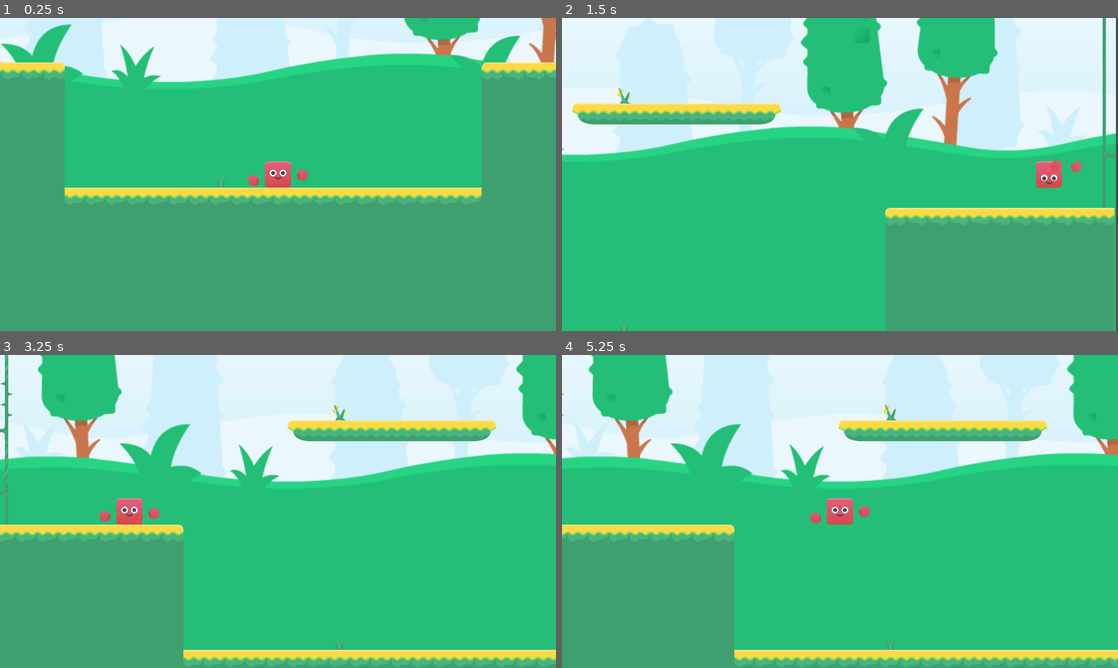
Above: before the commit, frames 1-4 (two rows, left to right).
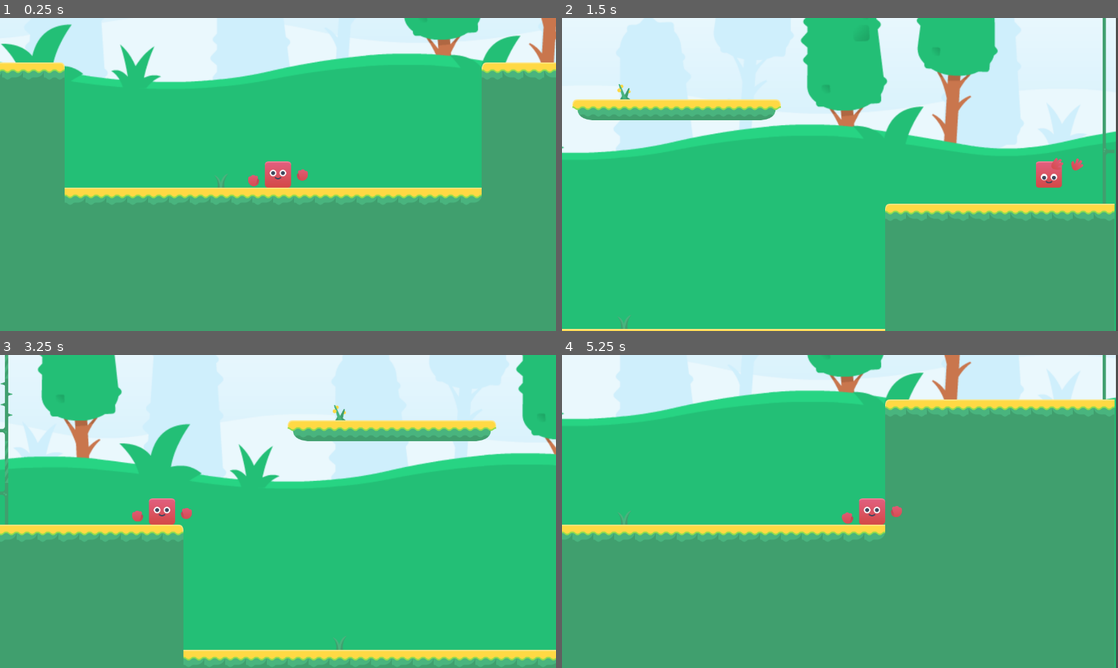
Above: after the commit, the same moments.

Repository: dangjase/kenney-jam-2025
Game: Godot game, scene res://Levels/level_1_big_vertical.tscn
Same seed, same stepped clock (60 frames per second), same inputs: the game is played once before the commit and once after it.
Inputs:
- Up to frame 1 (0.25 s): no input
- Up to frame 2 (1.5 s): tap Enter at 0.5 s; hold D (move_right) from 0.53 s (still down); tap \ (noclip) at 0.6, 1.35 s; tap Space (jump) at 0.77, 1.25 s
- Up to frame 3 (3.25 s): tap Space (jump) at 1.52, 3.02 s; tap Enter at 2 s; release D (move_right) at 2.03 s; hold A (move_left) 2.03-2.78 s; tap \ (noclip) at 2.1, 2.85 s; hold D (move_right) from 2.78 s (still down)
- Up to frame 4 (5.25 s): tap Space (jump) at 3.5, 3.77, 4.52 s; tap \ (noclip) at 3.6, 4.35, 5.1 s; release D (move_right) at 4.28 s; hold A (move_left) 4.28-5.03 s; hold D (move_right) from 5.03 s (still down)

The runs differ from the first frame. In frame 2, 5.7% of the frame differs, in the area x 0-100%, y 0-100%; in frame 3, 0.8%; in frame 4, 65%.

Commit message:
updating level hitbox and player script

Diff:
--- a/powerjump/Levels/level_1_big_vertical.tscn
+++ b/powerjump/Levels/level_1_big_vertical.tscn
@@ -143,10 +143,11 @@
 4:4/0 = 0
 4:4/0/physics_layer_1/polygon_0/points = PackedVector2Array(-32, -32, -2.2579, -2.2579, 32, 32, -32, 32)
 5:4/0 = 0
-5:4/0/physics_layer_0/polygon_0/points = PackedVector2Array(-32, -32, 32, -32, 32, 32, -32, 32)
+5:4/0/physics_layer_0/polygon_0/points = PackedVector2Array(-32, -32, 0, -32, 0, 32, -32, 32)
 6:4/0 = 0
+6:4/0/physics_layer_0/polygon_0/points = PackedVector2Array(0, -32, 0, 32, 32, 32, 32, -32)
 7:4/0 = 0
-7:4/0/physics_layer_0/polygon_0/points = PackedVector2Array(-32, -25.4013, -21.1678, -32, 32, -32, 32, 32, 3.10461, 24.8369, -11.5717, 15.2408, -16.0875, 1.69342, -26.1694, -4.13675, -32, -6.65477)
+7:4/0/physics_layer_0/polygon_0/points = PackedVector2Array(-32, -32, 32, -32, 32, 32, -32, 32)
 8:4/0 = 0
 8:4/0/physics_layer_0/polygon_0/points = PackedVector2Array(-32, -32, 32, -32, 32, 32, -32, 32)
 9:4/0 = 0
--- a/powerjump/Scenes/player.tscn
+++ b/powerjump/Scenes/player.tscn
@@ -136,6 +136,7 @@
 }]
 
 [node name="Player" type="CharacterBody2D"]
+z_index = 5
 collision_mask = 3
 floor_stop_on_slope = false
 floor_max_angle = 0.174533
--- a/powerjump/Scripts/player.gd
+++ b/powerjump/Scripts/player.gd
@@ -1,17 +1,15 @@
 extends CharacterBody2D
 
-const DEFAULT_FALL_GRAVITY: float = 2500
-const DEFAULT_RISE_GRAVITY: float = 2500
-const JUMP_VELOCITY_MULTIPLIER: float = -1200
-const MAX_JUMP_HOLD_TIME: float = 1.7
-const HORIZONTAL_SPEED: float = 800
-const MAX_FALL_SPEED: float = 1800
-const MIN_JUMP_HOLD_TIME: float = 0.125
+const DEFAULT_FALL_GRAVITY: float = 3800  # Was 2500 - Much faster fall
+const DEFAULT_RISE_GRAVITY: float = 3000  # Was 2500 - Moderately faster rise
+const JUMP_VELOCITY_MULTIPLIER: float = -2267  # Unchanged - keeps same max height
+const MAX_JUMP_HOLD_TIME: float = 0.9  # Unchanged - keeps same charge time
+const HORIZONTAL_SPEED: float = 1000  # Was 800 - Increased to match faster vertical movement
+const MAX_FALL_SPEED: float = 2400  # Was 1800 - Increased to allow faster falling
+const MIN_JUMP_HOLD_TIME: float = 0.05  # Unchanged
 const WALL_BOUNCE_DAMPENING: float = 0.75  # How much speed is kept after a wall bounce
-const SLOPE_RICOCHET_DAMPENING: float = 0.65 # How much speed is kept after a slope ricochet
-const SLOPE_RICOCHET_BOOST: float = 1.1 # Multiplier for upward velocity after ricochet
-const MIN_RICOCHET_SPEED: float = 250 # Minimum falling speed to trigger ricochet
-const MAX_RICOCHET_SPEED: float = 1800 # Maximum speed after ricochet to prevent chaos
+const SLOPE_SLIDE_SPEED: float = 800.0  # Base speed for slope sliding
+const SLOPE_SLIDE_ACCELERATION: float = 2000.0  # How quickly we accelerate down slopes
 
 # Animation constants
 const HAND_WAVE_SPEED: float = 5.0
@@ -152,8 +150,8 @@
 					#NOTE: the player did not actually change input, but we use this to calculate the hand animation
 					direction_input = sign(velocity.x)
 
-				# Check for slope ricochet (trampoline effect)
-				_check_slope_ricochet()
+				# Check for slope sliding (replacing ricochet)
+				_check_slope_slide()
 
 				# Clamp to max fall speed
 				velocity.y = min(velocity.y, MAX_FALL_SPEED)
@@ -253,18 +251,18 @@
 
 	if velocity.y < 0:
 		faceSprite.play('face_a_up')
-		target_y = -20
+		target_y = -17
 	elif velocity.y > 0:
 		faceSprite.play('face_a_down')
-		target_y = 20
+		target_y = 17
 	else:
 		faceSprite.play('face_a')
 		target_y = 0
 
 	if velocity.x < 0:
-		target_x = -15
+		target_x = -11
 	elif velocity.x > 0:
-		target_x = 15
+		target_x = 11
 	else:
 		target_x = 0
 
@@ -316,23 +314,17 @@
 
 # Slope ricochet functions for trampoline effect
 
-func _check_slope_ricochet() -> void:
-	# Only check when falling with sufficient speed
-	if velocity.y < MIN_RICOCHET_SPEED:
-		return
-
+func _check_slope_slide() -> void:
 	# Check current collisions for slopes
 	var collision_count = get_slide_collision_count()
 	for i in range(collision_count):
 		var collision = get_slide_collision(i)
-		var collider = collision.get_collider()
-		if collider:
-			var normal = collision.get_normal()
-
-			# Check if it's a slope (angled surface, not flat ground)
-			if _is_slope_surface(normal):
-				_handle_slope_ricochet(normal, collision.get_position())
-				return
+		var normal = collision.get_normal()
+
+		# Check if it's a slope (angled surface, not flat ground)
+		if _is_slope_surface(normal):
+			_handle_slope_slide(normal)
+			return
 
 func _is_slope_surface(normal: Vector2) -> bool:
 	# A slope has significant horizontal component and isn't too steep
@@ -342,42 +334,21 @@
 	# Must have some angle (not flat) but not too steep (still walkable-ish)
 	return horizontal_component > 0.3 and vertical_component > 0.2
 
-func _handle_slope_ricochet(normal: Vector2, collision_point: Vector2) -> void:
-	print("Slope trampoline! Normal: ", normal, " Speed: ", velocity.length())
-
-	# Calculate the angle of the slope
-	var slope_angle = normal.angle_to(Vector2.UP)
-
-	# Ensure normal points away from the slope surface
-	if normal.y > 0:
-		normal = -normal
-
-	# Perfect reflection using the slope normal
-	var reflected_velocity = velocity.bounce(normal)
-
-	# Apply trampoline boost based on impact speed and slope angle
-	var impact_speed = velocity.length()
-	var speed_factor = min(impact_speed / 1200.0, 1.5)  # Reduced max boost to 1.5x
-	var angle_factor = 1.0 + abs(slope_angle) * 0.3  # Reduced angle influence
-
-	# Apply the ricochet with boost
-	velocity = reflected_velocity * SLOPE_RICOCHET_DAMPENING * speed_factor
-
-	# Add extra upward boost for trampoline effect
-	if velocity.y < 0:
-		velocity.y *= SLOPE_RICOCHET_BOOST * angle_factor
-
-	# Add some horizontal push based on slope direction for dynamic bounces
-	var slope_direction = sign(normal.x)
-	velocity.x += slope_direction * 75 * speed_factor  # Reduced horizontal push
-
-	# Cap the total speed to prevent runaway velocity
-	var total_speed = velocity.length()
-	if total_speed > MAX_RICOCHET_SPEED:
-		velocity = velocity.normalized() * MAX_RICOCHET_SPEED
-		print("Speed capped at: ", MAX_RICOCHET_SPEED)
-
-	# Update animation direction
-	direction_input = sign(velocity.x)
-
-	print("Ricochet result: ", velocity, " Total speed: ", velocity.length())
+func _handle_slope_slide(normal: Vector2) -> void:
+	# Calculate the slope's angle and direction
+	var slope_angle = rad_to_deg(acos(normal.dot(Vector2.UP)))
+	var slope_direction = -sign(normal.x)  # Negative because we want to slide down
+
+	# Calculate slide acceleration based on slope angle
+	var slide_factor = sin(deg_to_rad(slope_angle))
+	var slide_acceleration = SLOPE_SLIDE_ACCELERATION * slide_factor * slope_direction
+
+	# Apply acceleration along the slope
+	velocity.x += slide_acceleration * get_physics_process_delta_time()
+
+	# Clamp to max slide speed (scaled by slope angle)
+	var max_speed = SLOPE_SLIDE_SPEED * slide_factor
+	velocity.x = clamp(velocity.x, -max_speed, max_speed)
+
+	# Keep vertical velocity minimal while on slope
+	velocity.y = min(velocity.y, 50)  # Small positive value to keep contact
